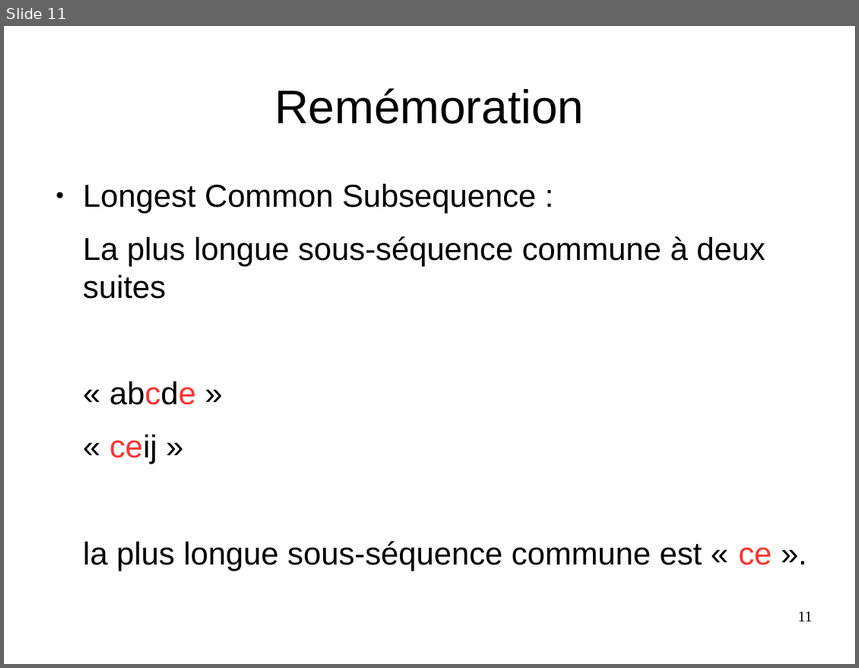
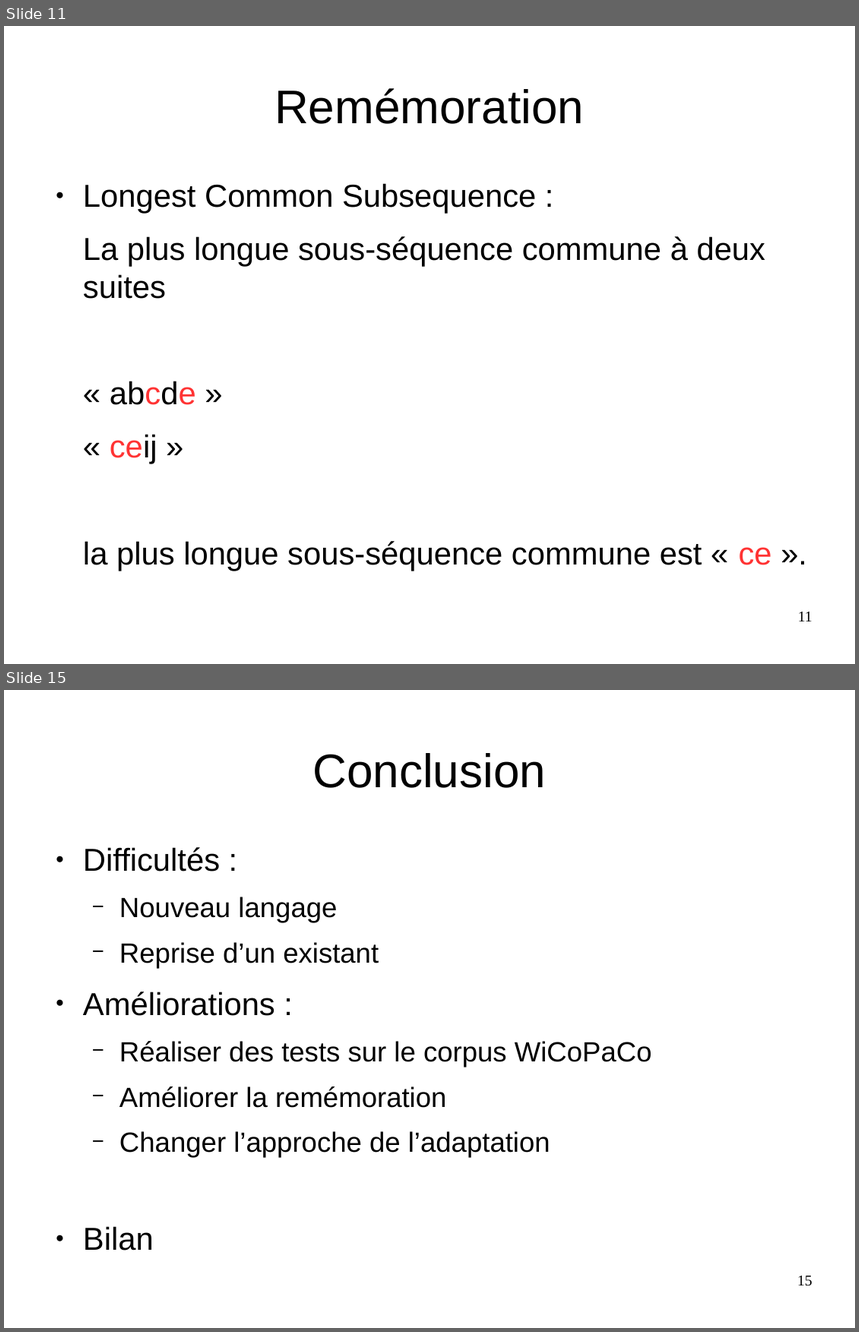
Before and after one commit to Sle3pingForest/StageL3, a slide deck: RapportAndre/Pres.odp. Shown one above the other, each under a label of ours: slide 11 before the commit, slides 11 and 15 after it; the slides between them are not shown. The pictures are 859x668 and 859x1332 pixels, drawn with LibreOffice and Linux fonts; fonts in the diff are those of the drawing. Boxes give left, top, right and bottom in pixels: in the first picture for what was removed or moved away, otherwise in the second. Text is boxed around its words. In the diff, an @@ line names an element or a change of style, - is before the commit and + after.

```diff
--- a/RapportAndre/Pres.odp
+++ b/RapportAndre/Pres.odp
@@ slide 15 added at (x1=4, y1=690, x2=855, y2=1328), background #FFFFFF @@
@@ title added at (x1=313, y1=753, x2=546, y2=788), 44 pt, text #000000 @@
+Conclusion
@@ text added at (x1=83, y1=847, x2=652, y2=1158), 25.9 pt, text #000000 @@
+● Difficultés :
+  − Nouveau langage
+  − Reprise d’un existant
+● Améliorations :
+  − Réaliser des tests sur le corpus WiCoPaCo
+  − Améliorer la remémoration
+  − Changer l’approche de l’adaptation
+● Bilan
@@ page number added at (x1=797, y1=1276, x2=813, y2=1287), 14 pt, text #000000 @@
+15
```
Also in this commit, not shown: 9 slides changed, 1 other slide added, 2 slides removed, 2 other files.
